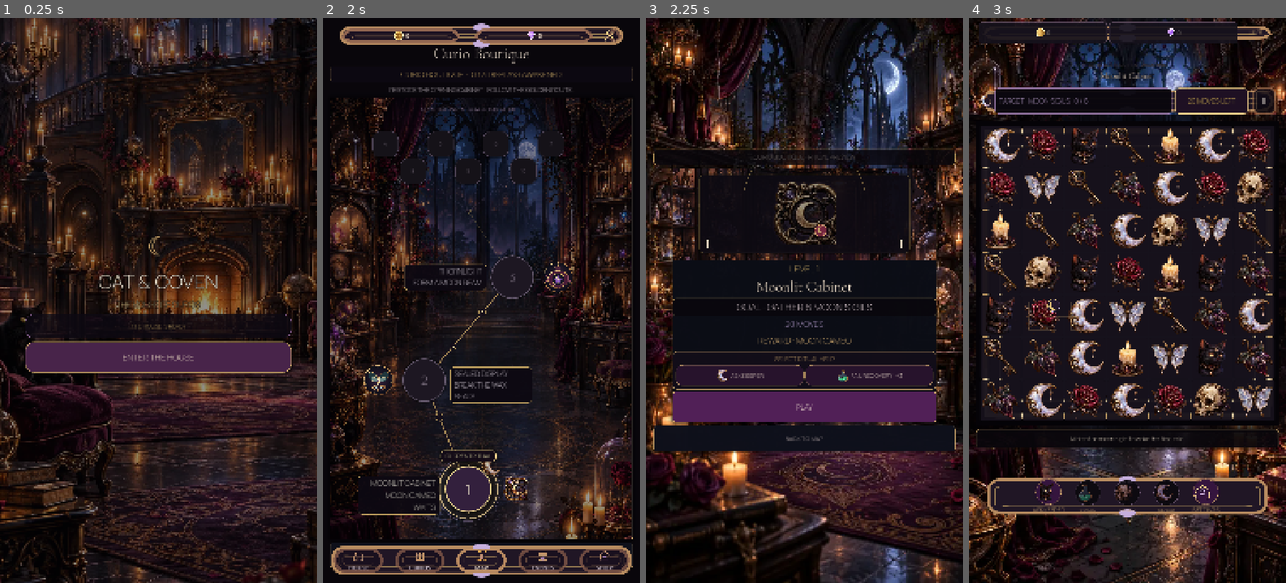
Above: before the commit, frames 1-4 (left to right).
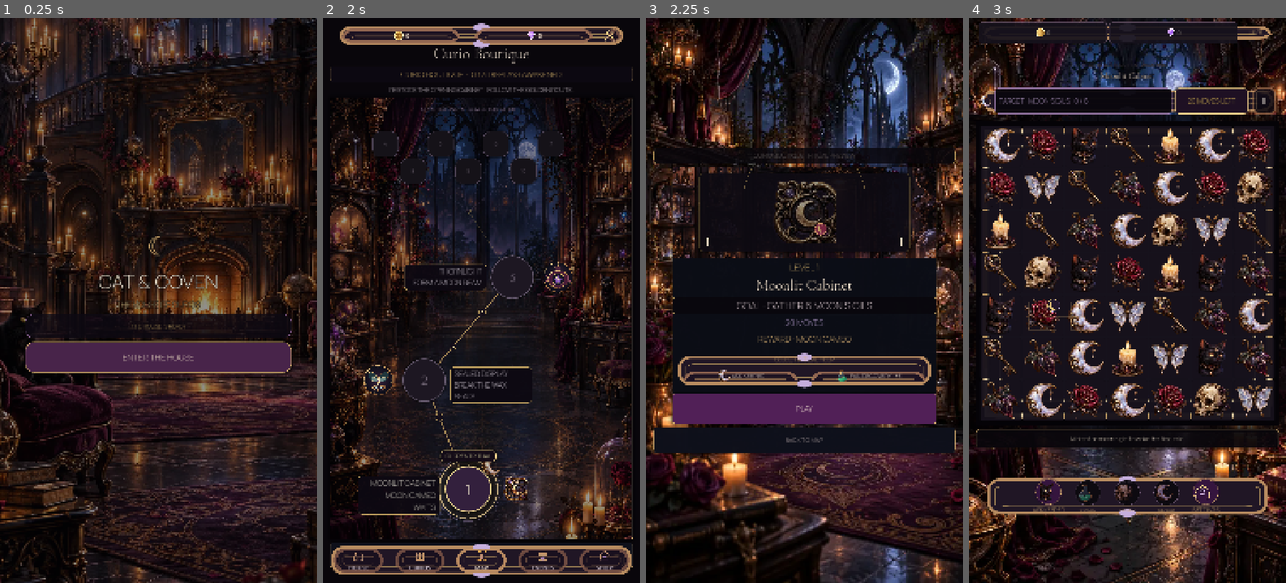
Above: after the commit, the same moments.

Repository: Jay-prodesign/akilta-match3
Game: Godot game, scene res://src/app/app_bootstrap.tscn
The game is run twice, just before and just after one commit, with the same random seed, the same clock (stepped at 60 frames per second) and the same inputs.
Inputs:
- Up to frame 1 (0.25 s): no input
- Up to frame 2 (2 s): click "ENTER THE HOUSE" at 0.5 s; click "PLAY LEVEL 1" at 1.25 s
- Up to frame 3 (2.25 s): click "1" at 2 s
- Up to frame 4 (3 s): click "PLAY" at 2.75 s

Frames 1-2 are identical in both runs. In frame 3, 7.8% of the frame differs, in the area x 2-98%, y 23-78%; in frame 4, nothing differs.

Commit message:
Align Prestart ritual aids with production chrome

Diff:
--- a/src/ui/prestart/level_prestart.gd
+++ b/src/ui/prestart/level_prestart.gd
@@ -31,6 +31,9 @@
 
 func _ready() -> void:
 	ProductionChrome.apply_primary($Layout/Card)
+	ProductionChrome.apply_secondary($Layout/Card/Content/RitualAids, "prestart_aids")
+	ProductionChrome.apply_compact_panel($Layout/Card/Content/RitualAids/Column/AidRow/KeeperChip, "prestart_keeper_aid")
+	ProductionChrome.apply_compact_panel($Layout/Card/Content/RitualAids/Column/AidRow/RecoveryChip, "prestart_recovery_aid")
 	ProductionChrome.apply_action_button(start_button, "primary", "prestart_play")
 	ProductionChrome.apply_action_button(back_button, "utility", "prestart_back")
 	world_backdrop.texture = ScreenArt.texture("prestart_bg_curio_boutique")
@@ -59,6 +62,7 @@
 		"authored_ritual_aids": keeper_aid_art != null and keeper_aid_art.texture != null and recovery_aid_art != null and recovery_aid_art.texture != null,
 		"north_star_readability": title_label != null and title_label.get_theme_font_size("font_size") >= 48 and objective_label != null and objective_label.get_theme_font_size("font_size") >= 32 and start_button != null and start_button.custom_minimum_size.y >= 84.0,
 		"note_subordinate": note_label != null and not note_label.visible,
+		"asset_backed_prestart_chrome": ($Layout/Card as PanelContainer).get_theme_stylebox("panel") is StyleBoxTexture and ($Layout/Card/Content/RitualAids as PanelContainer).get_theme_stylebox("panel") is StyleBoxTexture and ($Layout/Card/Content/RitualAids/Column/AidRow/KeeperChip as PanelContainer).get_theme_stylebox("panel") is StyleBoxTexture and ($Layout/Card/Content/RitualAids/Column/AidRow/RecoveryChip as PanelContainer).get_theme_stylebox("panel") is StyleBoxTexture and start_button.get_theme_stylebox("normal") is StyleBoxTexture and back_button.get_theme_stylebox("normal") is StyleBoxTexture,
 		"runtime_ui_factory": false
 	}
 
--- a/tests/unit/test_prestart_authored_production_screen.gd
+++ b/tests/unit/test_prestart_authored_production_screen.gd
@@ -29,6 +29,7 @@
 	_expect(not bool(contract.get("runtime_ui_factory", true)), "Prestart must not rebuild persistent presentation UI at runtime")
 	_expect(bool(contract.get("north_star_readability", false)), "Prestart must retain a strong North Star title/objective/Play hierarchy")
 	_expect(bool(contract.get("note_subordinate", false)), "Long explanatory copy must not compete with the primary prestart decision")
+	_expect(bool(contract.get("asset_backed_prestart_chrome", false)), "Prestart card, Ritual Help panel/chips and actions must use verified production chrome")
 	_expect(bool(contract.get("raster_runtime", false)), "Prestart aid art must use raster runtime assets")
 
 	var keeper := screen.get_node_or_null("Layout/Card/Content/RitualAids/Column/AidRow/KeeperChip/Content/Art") as TextureRect
